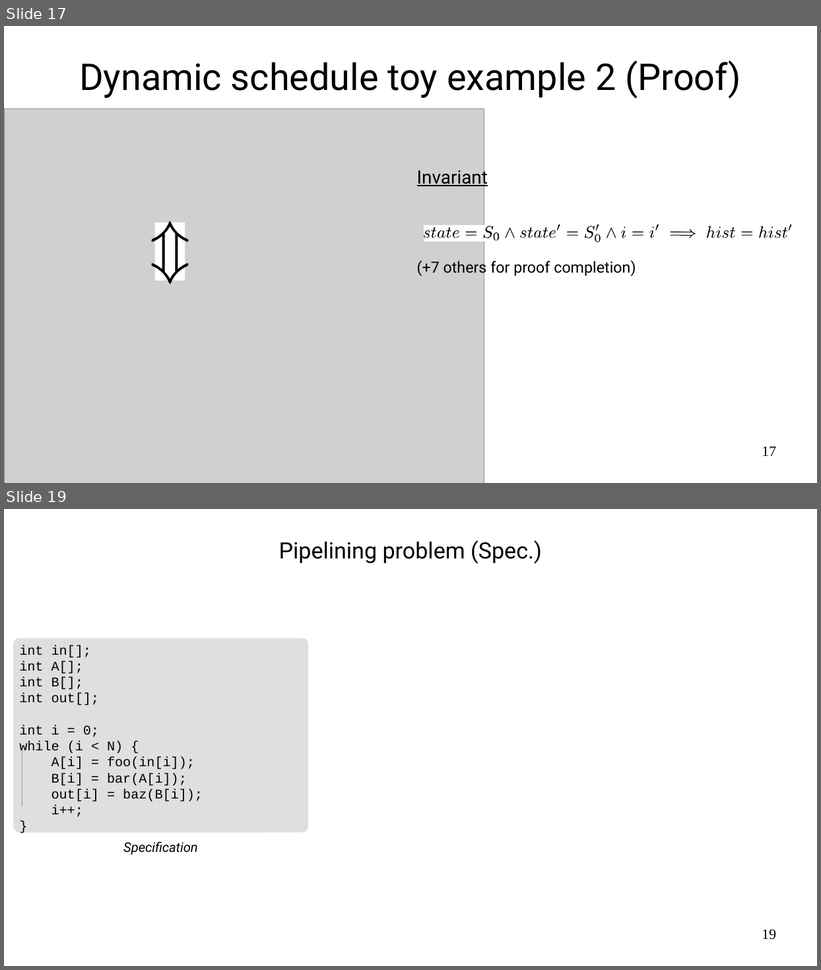
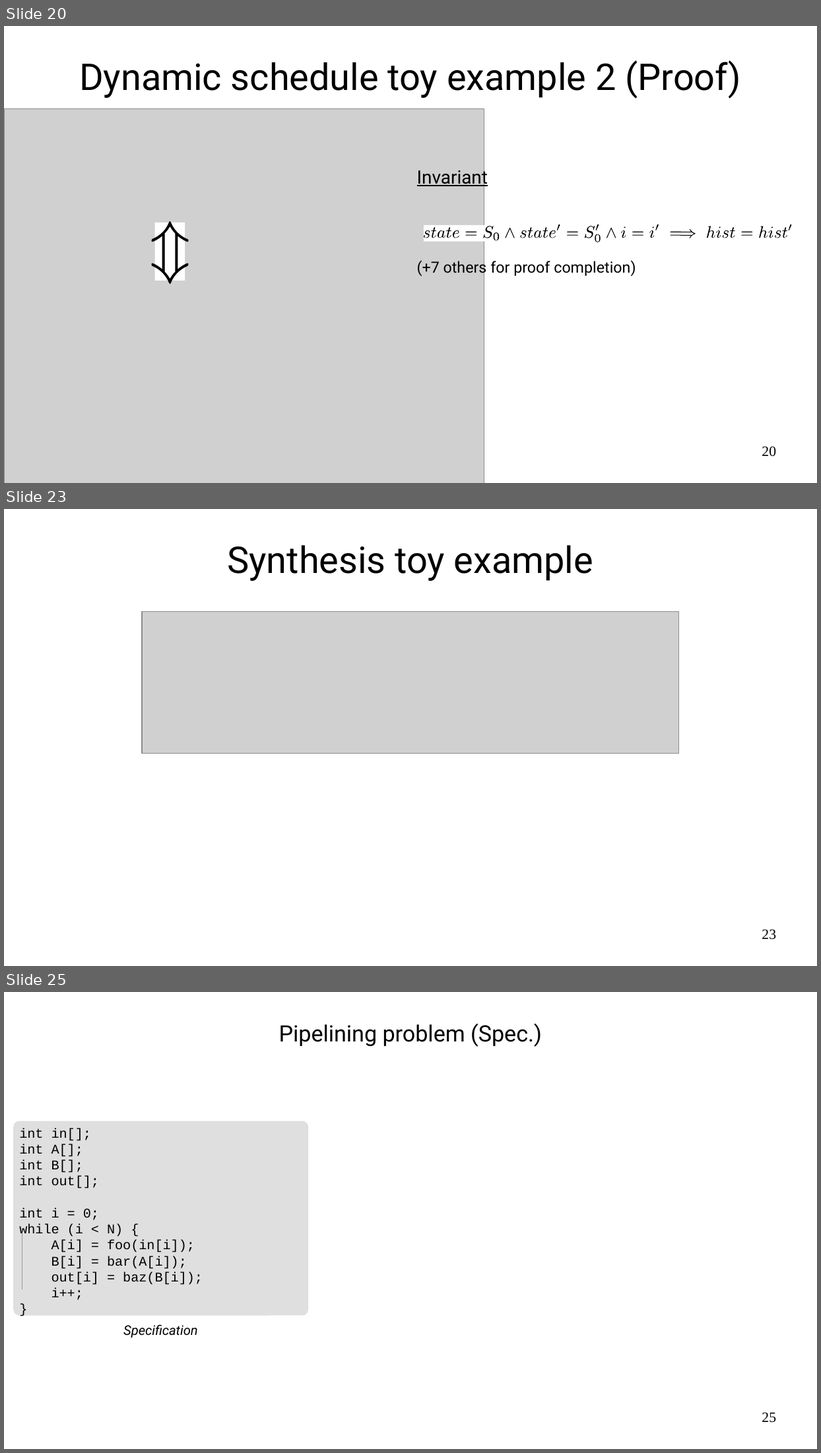
Before and after one commit to ulysse-lh/stage2024, a slide deck: slides/pres.odp. Shown one above the other, each under a label of ours: slides 17 and 19 before the commit, slides 20, 23 and 25 after it; the slides between them are not shown. The pictures are 821x970 and 821x1453 pixels, drawn with LibreOffice and Linux fonts; fonts in the diff are those of the drawing; grey boxes stand for pictures. Boxes give left, top, right and bottom in pixels: in the first picture for what was removed or moved away, otherwise in the second. Text is boxed around its words. In the diff, an @@ line names an element or a change of style, - is before the commit and + after.

```diff
--- a/slides/pres.odp
+++ b/slides/pres.odp
@@ slide 23 added at [4,509,817,966], background #FFFFFF @@
@@ text added at [227,545,593,581], 36 pt, text #000000 @@
+Synthesis toy example
@@ picture added at [142,611,679,753] @@
@@ page number added at [762,929,776,940], 14 pt, text #000000 @@
+23
@@ what was slide 17 is now slide 20 @@
@@ page number at [762,446,776,457]: text changed @@
-17
+20
@@ what was slide 19 is now slide 25 @@
@@ page number at [762,1412,776,1423]: text changed @@
-19
+25
```
Also in this commit, not shown: 7 slides changed, 5 other slides added.
